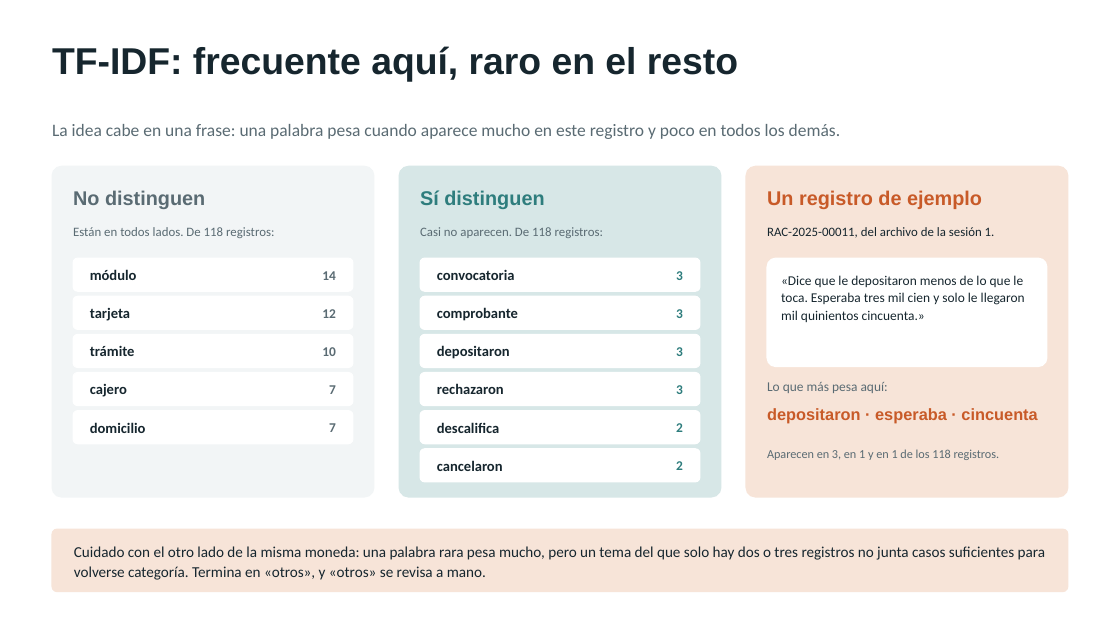
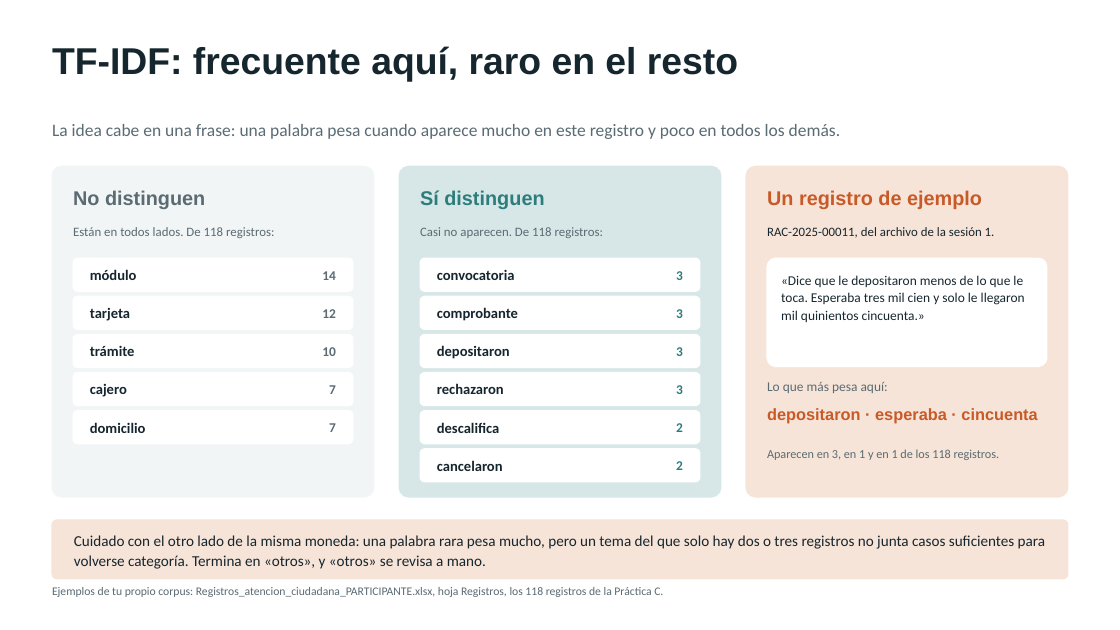
Before and after one commit to marvtrejo/curso-inegi-gen-ai, a slide deck: slide 4 of sesion-04/Anexo_De_las_palabras_a_los_numeros.pptx. Drawn at 1120x630 pixels with LibreOffice and Linux fonts; fonts in the diff are those of the drawing. Boxes give left, top, right and bottom in pixels: in the first picture for what was removed or moved away, otherwise in the second. Text is boxed around its words. In the diff, an @@ line names an element or a change of style, - is before the commit and + after.

```diff
--- a/sesion-04/Anexo_De_las_palabras_a_los_numeros.pptx
+++ b/sesion-04/Anexo_De_las_palabras_a_los_numeros.pptx
@@ rounded rectangle: place and size @@
-rounded rectangle at <box>52,529,1068,592</box>
+rounded rectangle at <box>52,520,1068,579</box>
@@ text "Cuidado con el otro lado ...": place and size @@
-text "Cuidado con el otro lado ..." at <box>74,546,1045,580</box>
+text "Cuidado con el otro lado ..." at <box>74,535,1045,569</box>
@@ text added at <box>52,587,663,597</box>, 10 pt, text #5A6B73 @@
+Ejemplos de tu propio corpus: Registros_atencion_ciudadana_PARTICIPANTE.xlsx, hoja Registros, los 118 registros de la Práctica C.
```
Also in this commit, not shown: 5 other slides changed, 2 other files.
